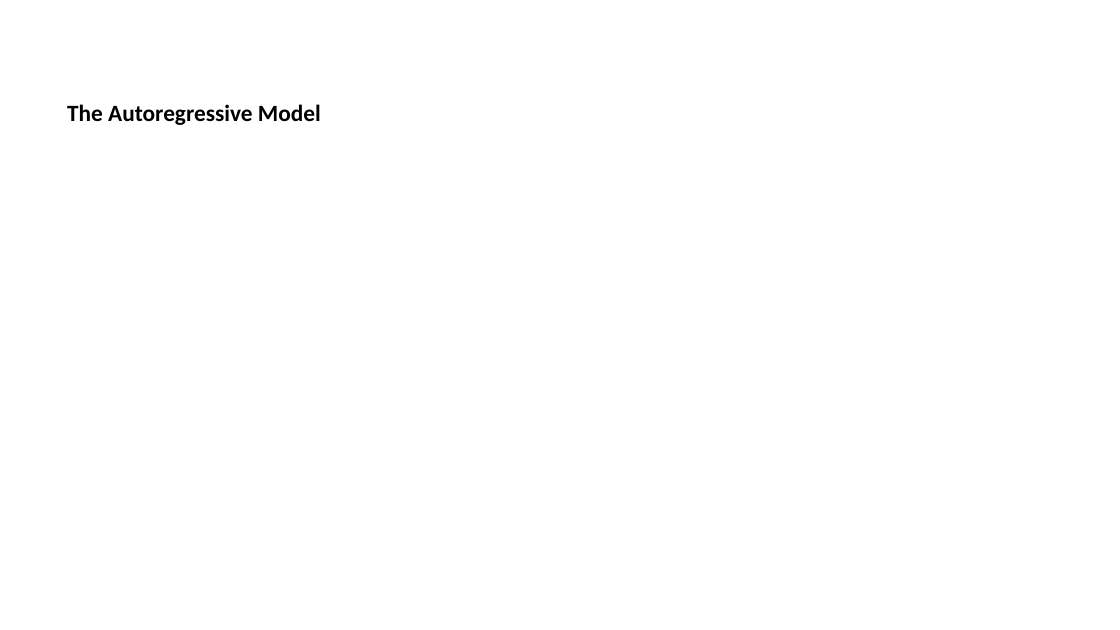
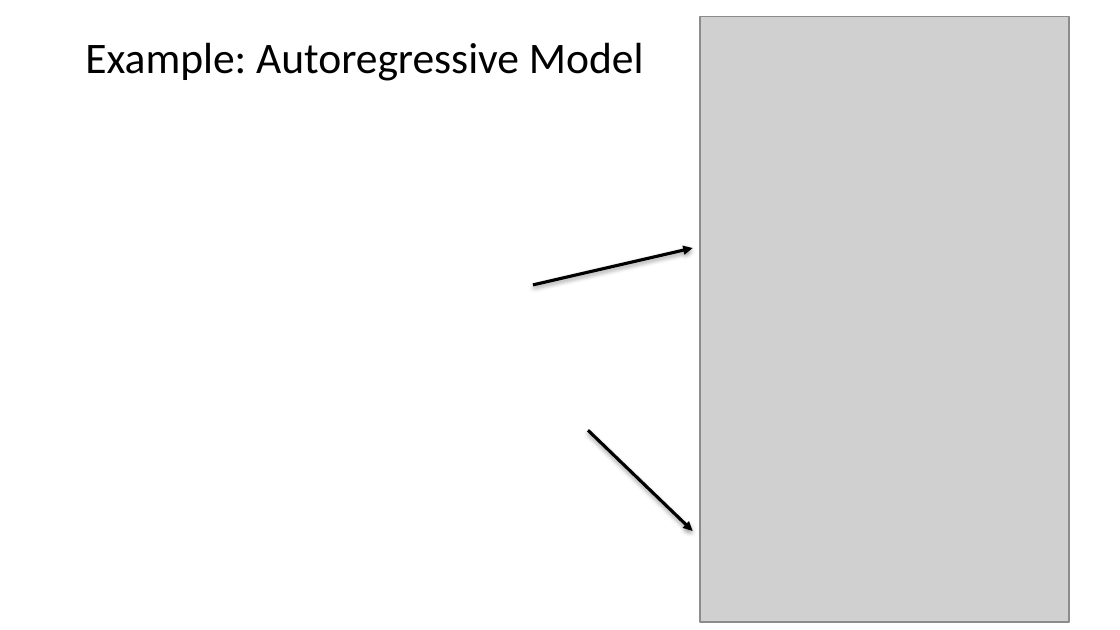
Before and after one commit to StephenElston/CSCI-E-83, a slide deck: slide 14 of LectureSlides/12_IntroductionToTimeSeriesForecasting.pptx (slide 13 before the commit). Drawn at 1120x630 pixels with LibreOffice and Linux fonts; fonts in the diff are those of the drawing; grey boxes stand for pictures. Boxes give left, top, right and bottom in pixels: in the first picture for what was removed or moved away, otherwise in the second. Text is boxed around its words. In the diff, an @@ line names an element or a change of style, - is before the commit and + after.

```diff
--- a/LectureSlides/12_IntroductionToTimeSeriesForecasting.pptx
+++ b/LectureSlides/12_IntroductionToTimeSeriesForecasting.pptx
@@ picture added at box(700, 17, 1070, 623) @@
@@ title at box(85, 42, 644, 81): text changed; size 15 to 28 pt; bold off @@
-The Autoregressive Model
+Example: Autoregressive Model
@@ arrow added from (533, 284) to (692, 248), #000000 2 pt @@
@@ arrow added from (588, 430) to (692, 531), #000000 2 pt @@
```
Also in this commit, not shown: 1 other slide changed, 2 slides added.
